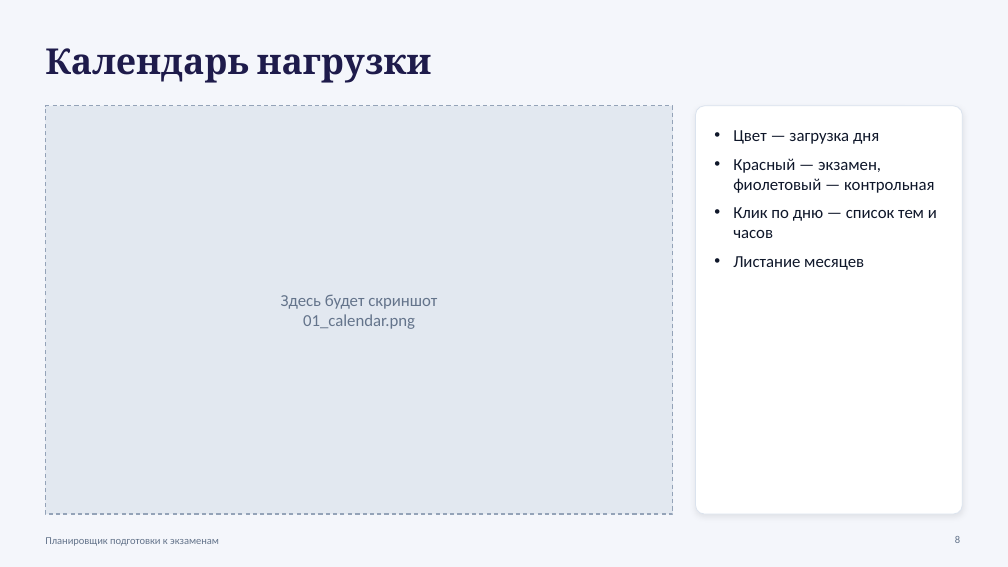
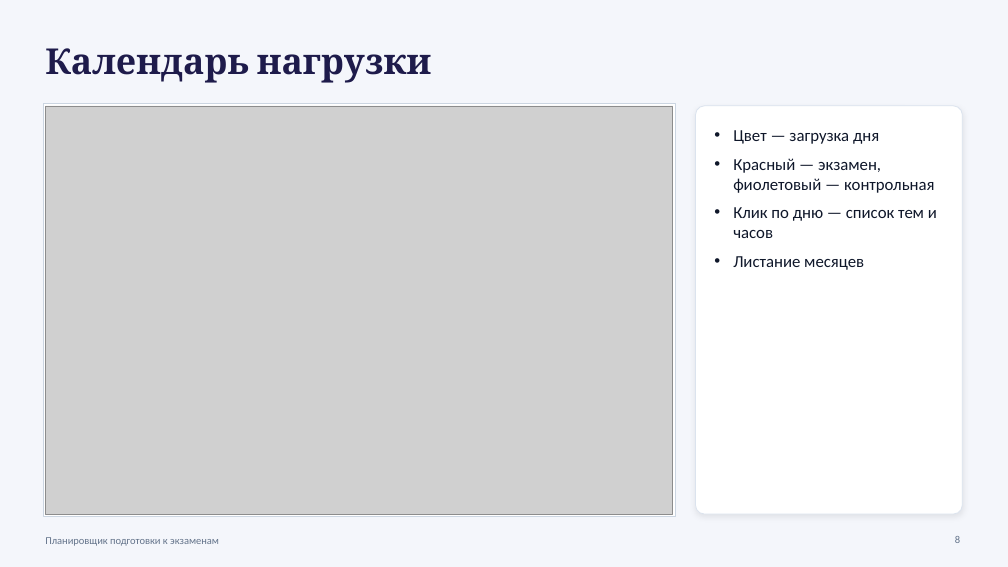
Before and after one commit to leywinkw/exam-planner, a slide deck: slide 8 of docs/Презентация_Планировщик_экзаменов.pptx. Drawn at 1008x567 pixels with LibreOffice and Linux fonts; fonts in the diff are those of the drawing; grey boxes stand for pictures. Boxes give left, top, right and bottom in pixels: in the first picture for what was removed or moved away, otherwise in the second. Text is boxed around its words. In the diff, an @@ line names an element or a change of style, - is before the commit and + after.

```diff
--- a/docs/Презентация_Планировщик_экзаменов.pptx
+++ b/docs/Презентация_Планировщик_экзаменов.pptx
@@ rectangle at (x1=43, y1=104, x2=675, y2=516): fill #E2E8F0 to #FFFFFF; outline #94A3B8 1 pt dashed to #CBD5E1 0.75 pt @@
@@ picture added at (x1=45, y1=106, x2=673, y2=514) @@
@@ text removed at (x1=281, y1=294, x2=437, y2=329) @@
-Здесь будет скриншот
-01_calendar.png
```
Also in this commit, not shown: 8 other slides changed, 14 other files.
